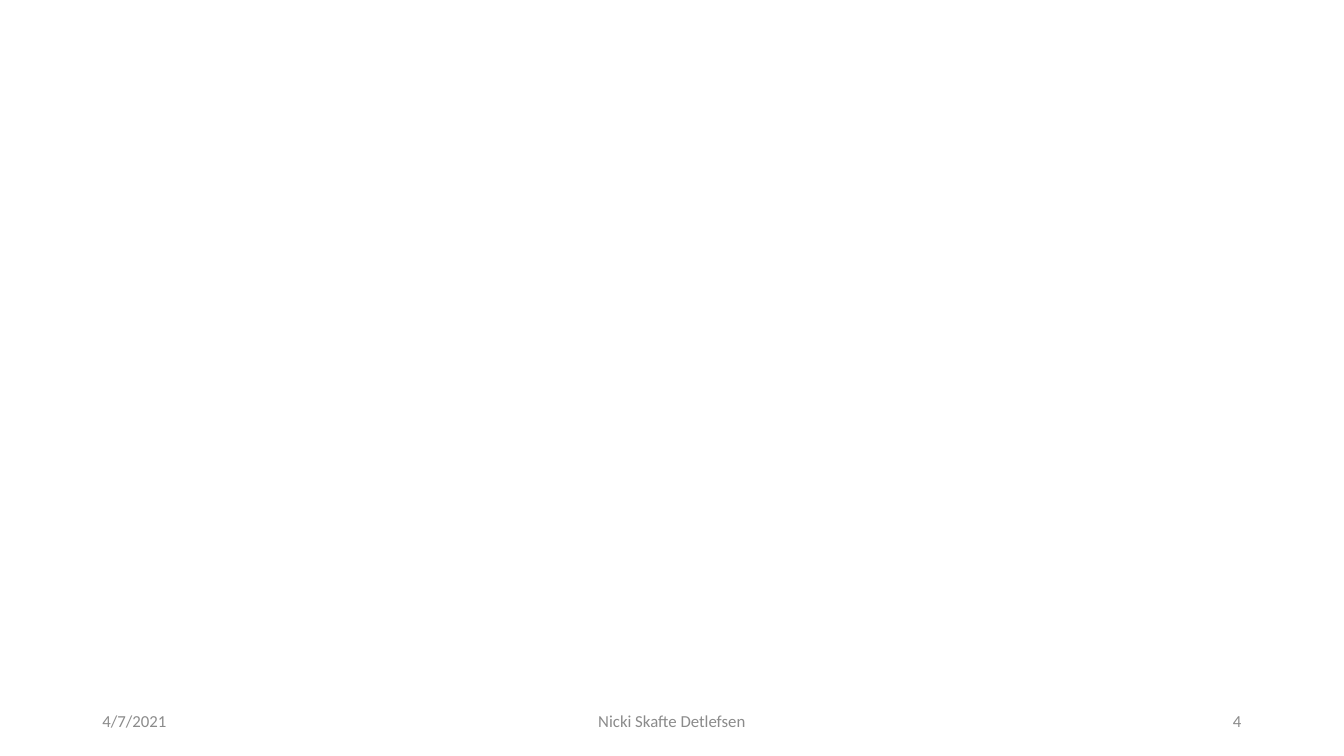
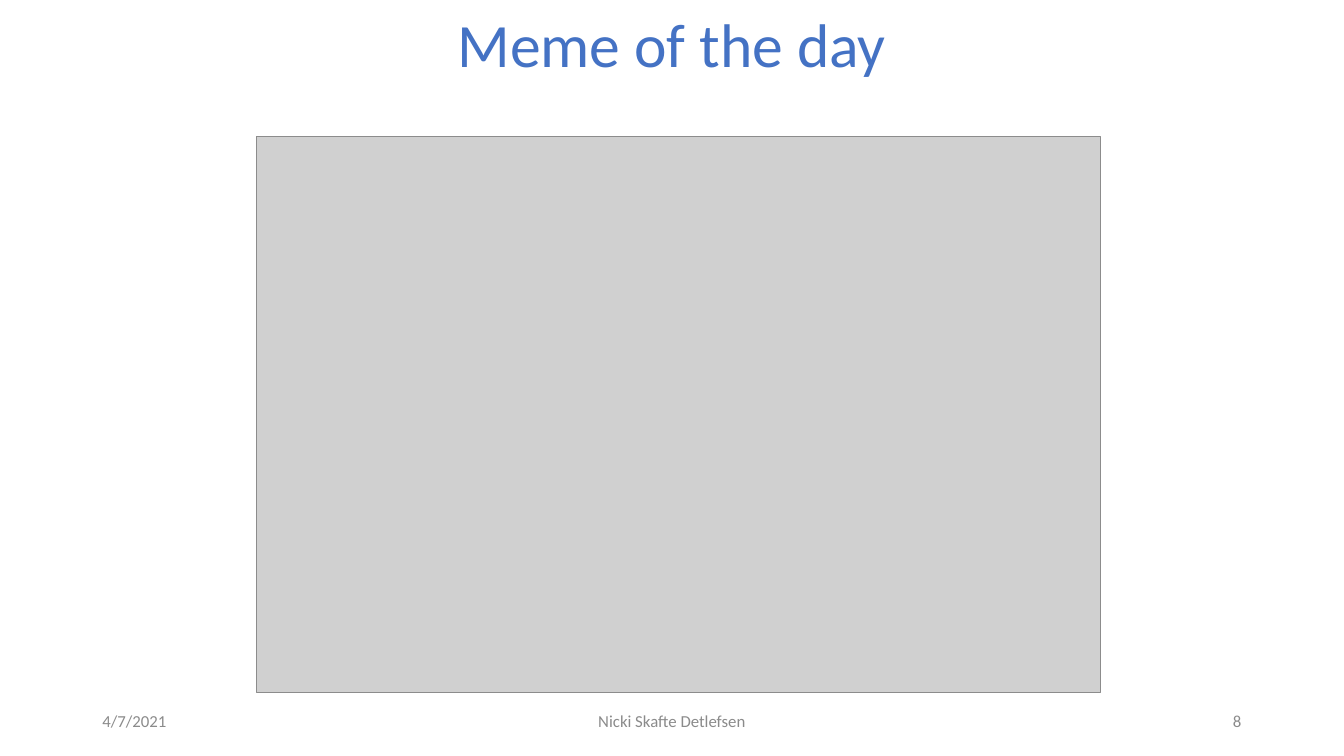
Before and after one commit to DeepEasterbunny/dtu_mlops, a slide deck: slide 8 of How autodiff changed the world.pptx (slide 4 before the commit). Drawn at 1344x756 pixels with LibreOffice and Linux fonts; fonts in the diff are those of the drawing; grey boxes stand for pictures; background and template pictures are left out. Boxes give left, top, right and bottom in pixels: in the first picture for what was removed or moved away, otherwise in the second. Text is boxed around its words. In the diff, an @@ line names an element or a change of style, - is before the commit and + after.

```diff
--- a/How autodiff changed the world.pptx
+++ b/How autodiff changed the world.pptx
@@ title added at (x1=458, y1=24, x2=886, y2=77), 44 pt, text #4472C4 @@
+Meme of the day
@@ picture added at (x1=256, y1=137, x2=1101, y2=693) @@
@@ page number at (x1=1233, y1=715, x2=1241, y2=727): text changed @@
-4
+8
```
Also in this commit, not shown: 2 other slides changed, 3 slides added.
